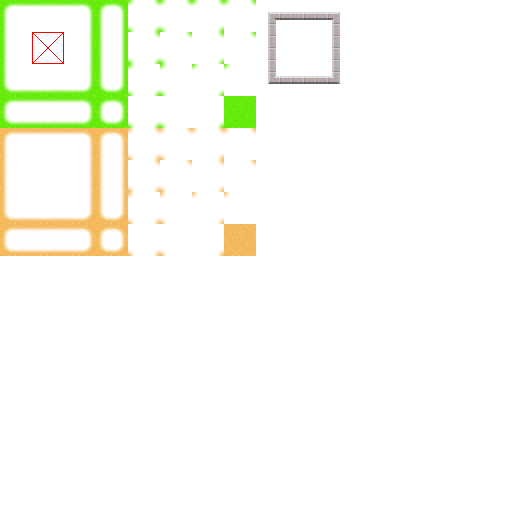
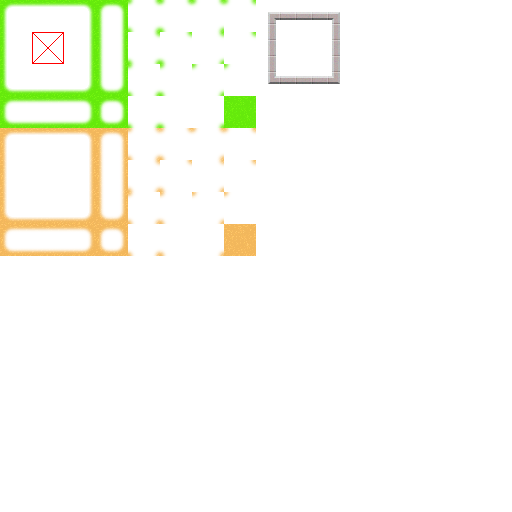
Comparing the layer stacks of the two 512px x 512px images. Changes:
added layer "Pasted Layer #1" above "Collision" over <box>268,12,340,84</box>
